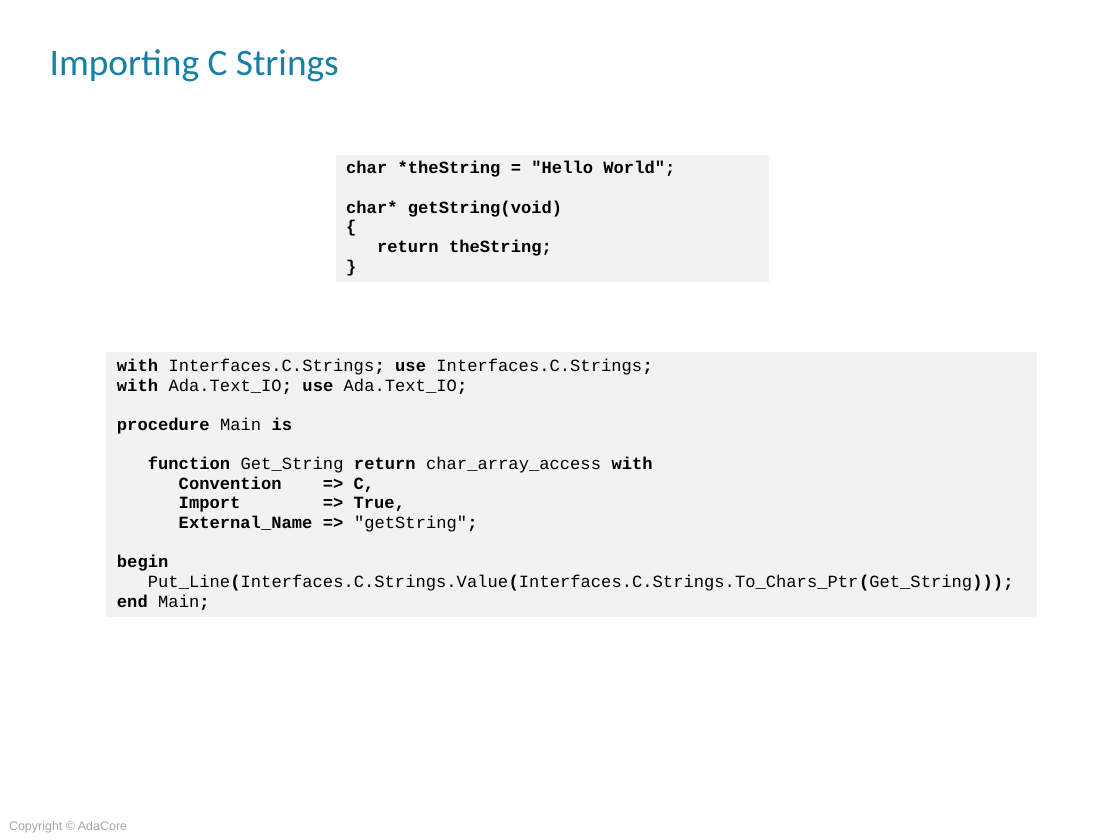
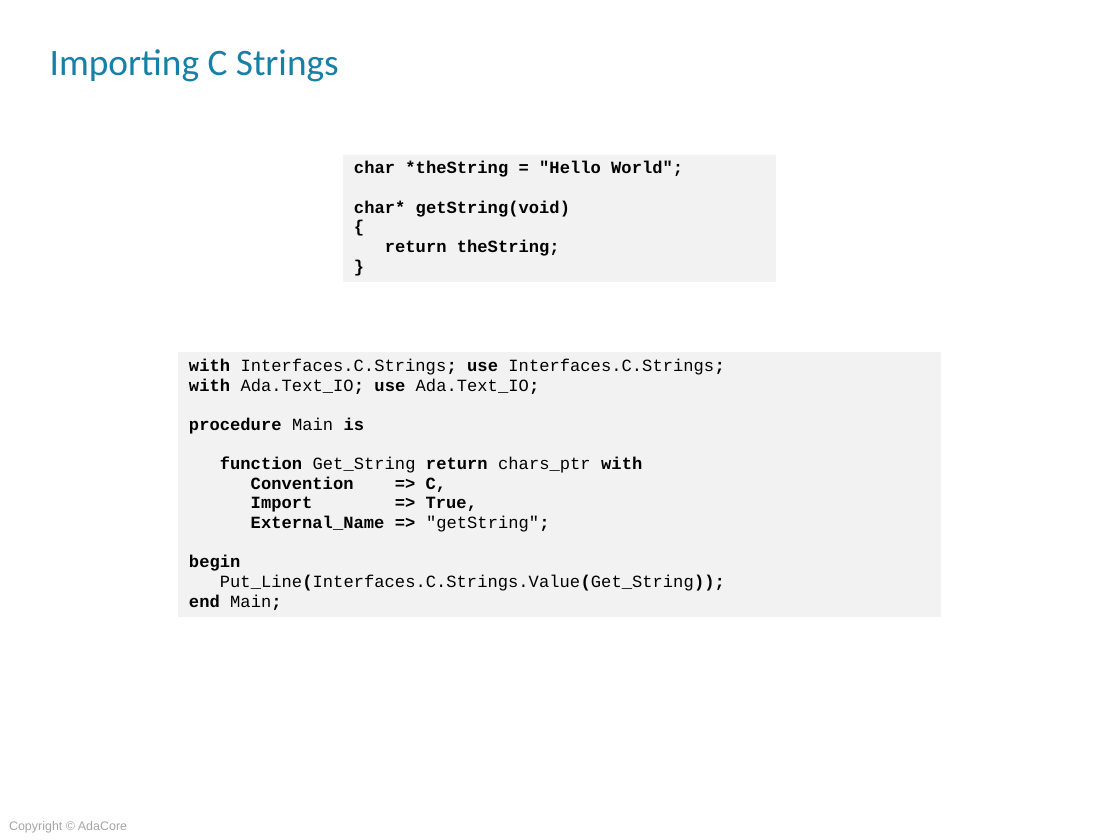
Before and after one commit to AdaCoreU/Courses, a slide deck: slide 9 of lectures/04_Mixed_Language_Programming_In_Ada/02_Ada_and_C/Slides/02_Ada_And_C.pptx. Drawn at 1120x840 pixels with LibreOffice and Linux fonts; fonts in the diff are those of the drawing; background and template pictures are left out. Boxes give left, top, right and bottom in pixels: in the first picture for what was removed or moved away, otherwise in the second. Text is boxed around its words. In the diff, an @@ line names an element or a change of style, - is before the commit and + after.

Commit message:
Updated "Importing C Strings" and "Processing C Header Files" slides.

```diff
--- a/lectures/04_Mixed_Language_Programming_In_Ada/02_Ada_and_C/Slides/02_Ada_And_C.pptx
+++ b/lectures/04_Mixed_Language_Programming_In_Ada/02_Ada_and_C/Slides/02_Ada_And_C.pptx
@@ table: place and size @@
-table at <box>335,155,769,289</box>
+table at <box>343,155,777,289</box>
@@ table at <box>178,352,942,629</box> @@
@@ row 1, column 1: "with Interfaces.C.Strings; use Interfaces.C.Strings; / with Ada.Text_IO; use Ada.Text_IO; / procedure Main is / function Get_String return char_array_access with / Convention => C, / Import => True, / External_Name => "getString"; / begin / Put_Line(Interfaces.C.Strings.Value(Interfaces.C.Strings.To_Chars_Ptr(Get_String))); / end Main;" to "with Interfaces.C.Strings; use Interfaces.C.Strings; / with Ada.Text_IO; use Ada.Text_IO; / procedure Main is / function Get_String return chars_ptr with / Convention => C, / Import => True, / External_Name => "getString"; / begin / Put_Line(Interfaces.C.Strings.Value(Get_String)); / end Main;" @@
@@ table: place and size @@
-table at <box>105,352,1037,629</box>
+table at <box>178,352,942,629</box>
```
Also in this commit, not shown: 1 other slide changed.
